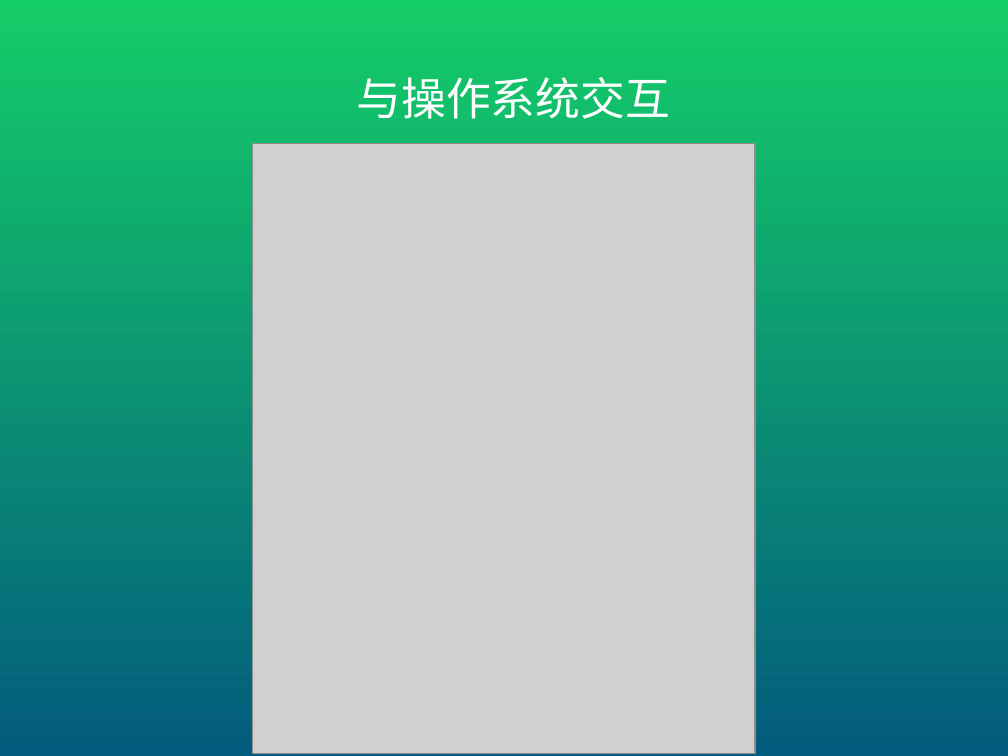
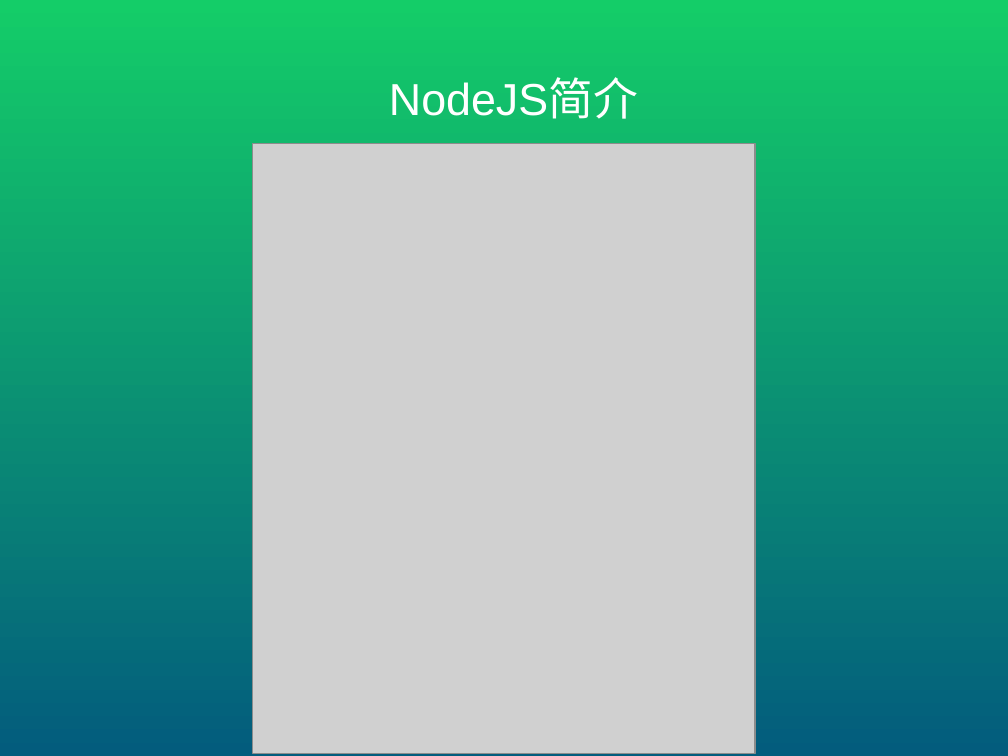
Before and after one commit to mopacha/course, a slide deck: slide 8 of ppt/聊一下NodeJS.pptx. Drawn at 1008x756 pixels with LibreOffice and Linux fonts; fonts in the diff are those of the drawing; grey boxes stand for pictures. Boxes give left, top, right and bottom in pixels: in the first picture for what was removed or moved away, otherwise in the second. Text is boxed around its words. In the diff, an @@ line names an element or a change of style, - is before the commit and + after.

```diff
--- a/ppt/聊一下NodeJS.pptx
+++ b/ppt/聊一下NodeJS.pptx
@@ title at box(389, 80, 638, 119): text changed @@
-与操作系统交互
+NodeJS简介
```
Also in this commit, not shown: 5 other slides changed, 3 slides added, 3 slides removed, 1 other file.
